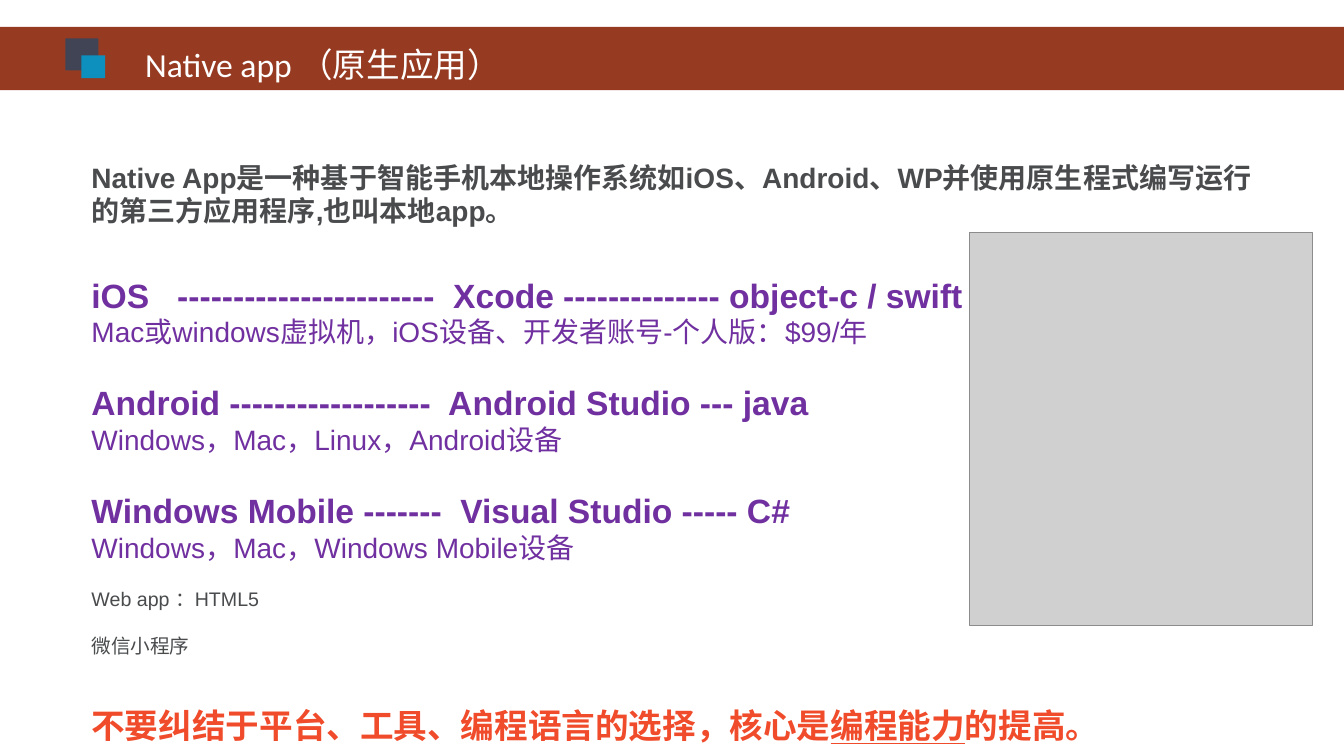
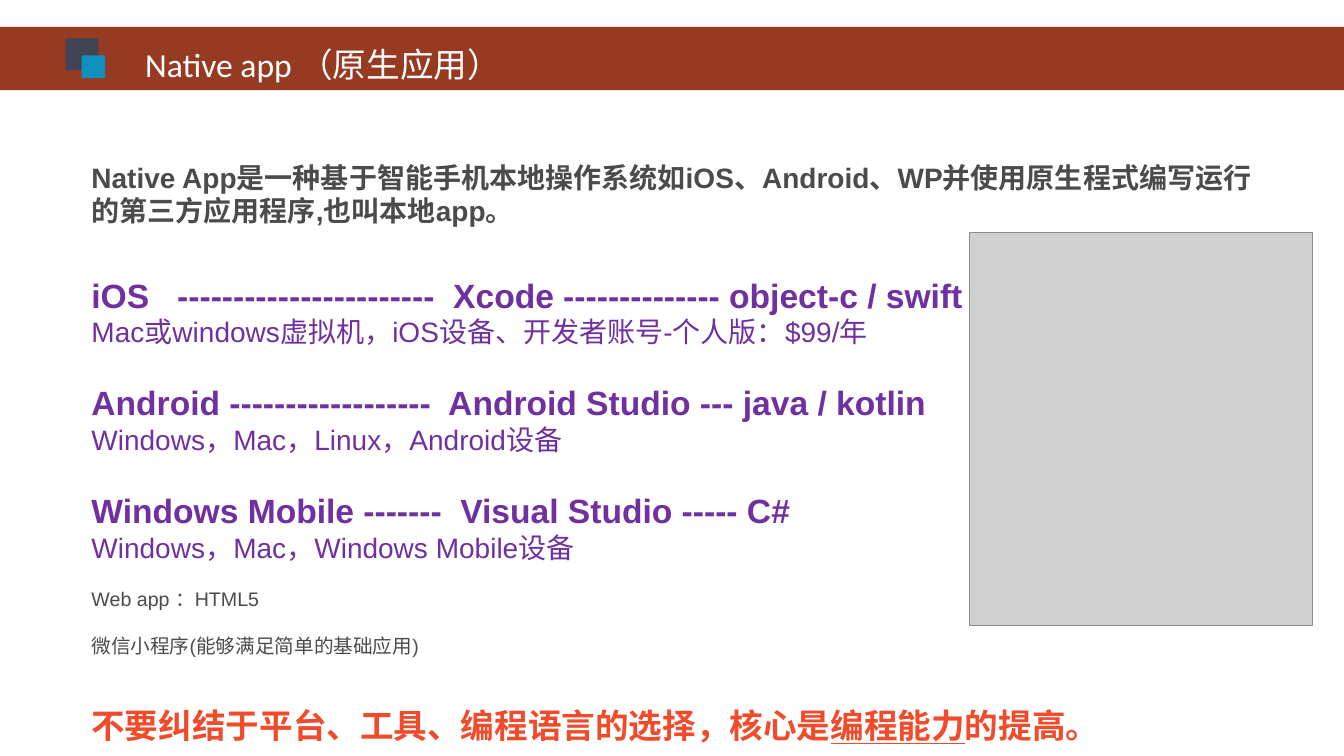
Before and after one commit to HBU/Android-PPT, a slide deck: slide 7 of 00.0 -- 移动开发 -- 第00章.ppt. Drawn at 1344x756 pixels with LibreOffice and Linux fonts; fonts in the diff are those of the drawing; grey boxes stand for pictures; background and template pictures are left out. Boxes give left, top, right and bottom in pixels: in the first picture for what was removed or moved away, otherwise in the second. Text is boxed around its words. In the diff, an @@ line names an element or a change of style, - is before the commit and + after.

```diff
--- a/00.0 -- 移动开发 -- 第00章.ppt
+++ b/00.0 -- 移动开发 -- 第00章.ppt
@@ text at (91,390,926,422): text changed @@
-Android ------------------ Android Studio --- java
+Android ------------------ Android Studio --- java / kotlin
@@ text at (91,636,419,657): text changed @@
-微信小程序
+微信小程序(能够满足简单的基础应用)
```
Also in this commit, not shown: 6 other slides changed, 2 other files.
